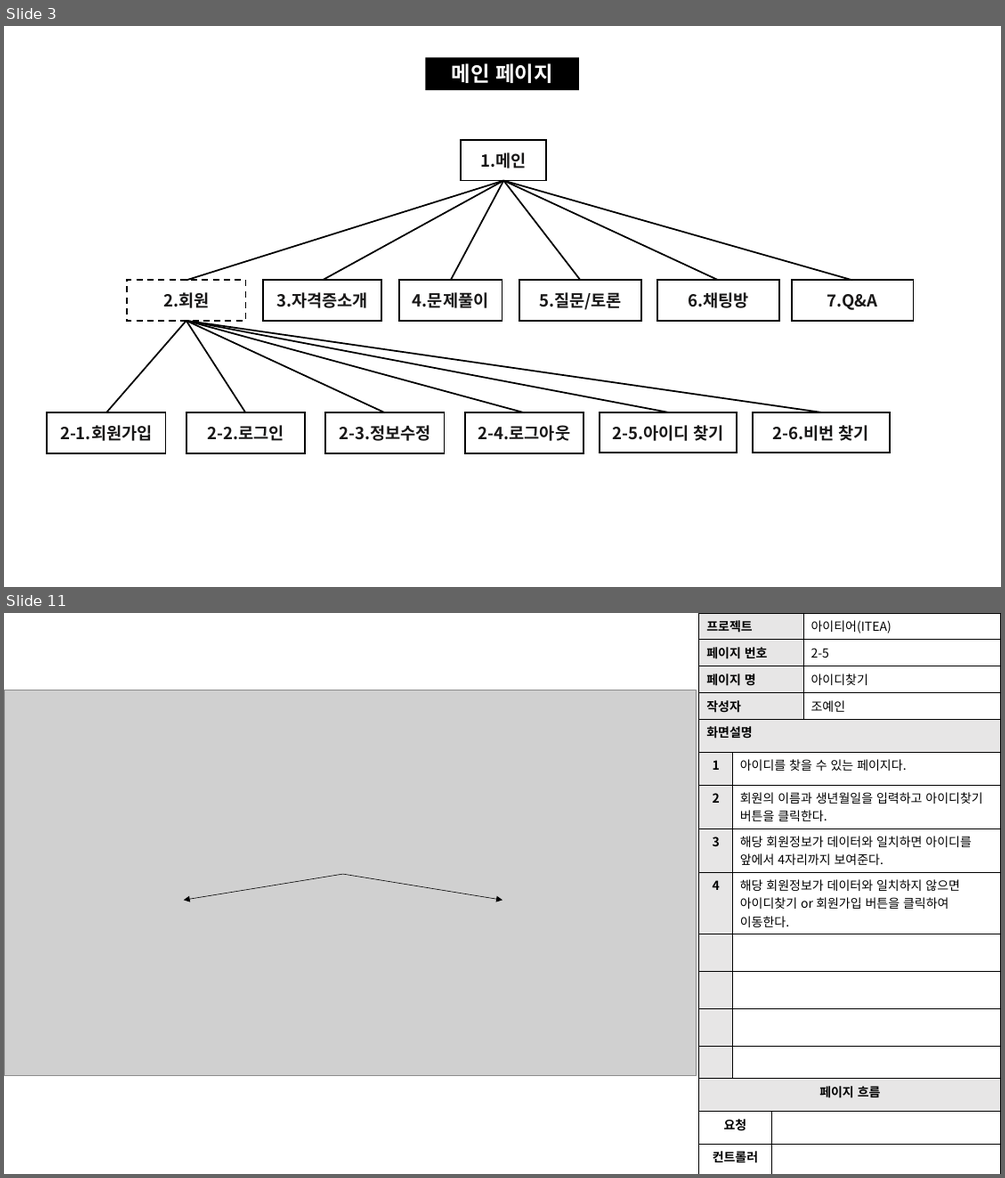
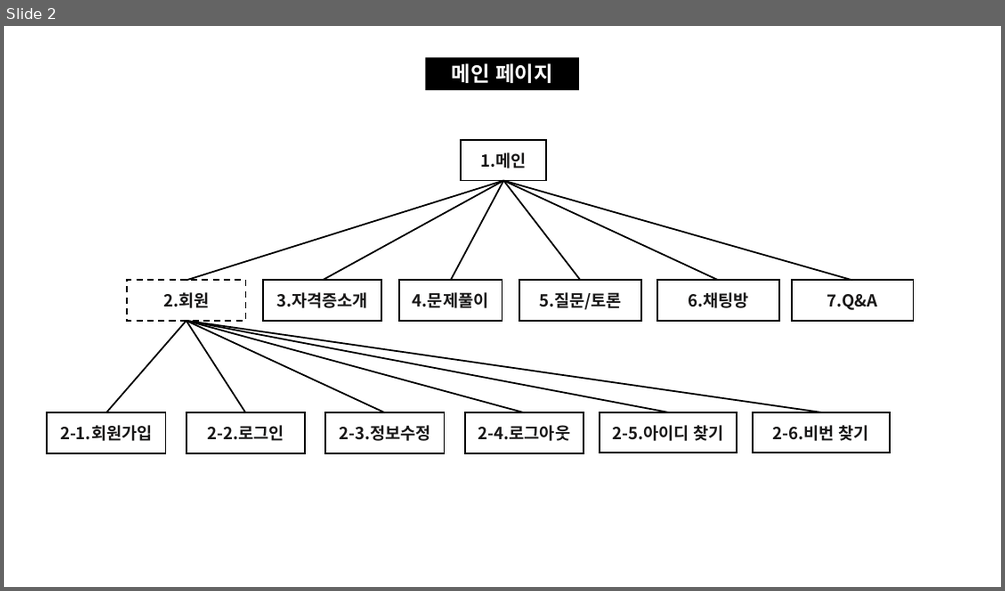
Before and after one commit to skwls2087/itea, a slide deck: 추가자료/스토리보드/스토리보드.pptx. Shown one above the other, each under a label of ours: slides 3 and 11 before the commit, slide 2 after it; the slides between them are not shown. The pictures are 1005x1178 and 1005x591 pixels, drawn with LibreOffice and Linux fonts; fonts in the diff are those of the drawing; grey boxes stand for pictures. Boxes give left, top, right and bottom in pixels: in the first picture for what was removed or moved away, otherwise in the second. Text is boxed around its words. In the diff, an @@ line names an element or a change of style, - is before the commit and + after.

```diff
--- a/추가자료/스토리보드/스토리보드.pptx
+++ b/추가자료/스토리보드/스토리보드.pptx
@@ slide 11 removed at <box>4,613,1001,1174</box>, background #FFFFFF @@
@@ table removed at <box>699,613,1001,719</box>, 4 rows, 2 columns @@
-프로젝트 | 아이티어(ITEA)
-페이지 번호 | 2-5
-페이지 명 | 아이디찾기
-작성자 | 조예인
@@ picture removed at <box>4,690,696,1075</box> @@
@@ table removed at <box>699,719,1001,1174</box>, 13 rows, 3 columns @@
-화면설명 |  | 
-1 | 아이디를 찾을 수 있는 페이지다. | 
-2 | 회원의 이름과 생년월일을 입력하고 아이디찾기 버튼을 클릭한다. | 
-3 | 해당 회원정보가 데이터와 일치하면 아이디를 앞에서 4자리까지 보여준다. | 
-4 | 해당 회원정보가 데이터와 일치하지 않으면 / 아이디찾기 or 회원가입 버튼을 클릭하여 이동한다. | 
- |  | 
- |  | 
- |  | 
- |  | 
-페이지 흐름 |  | 
-요청 |  | 
-컨트롤러 |  | 
-뷰 |  | 
@@ arrow removed from (343, 874) to (184, 900) @@
@@ arrow removed from (343, 874) to (502, 900) @@
@@ what was slide 3 is now slide 2 @@
```
Also in this commit, not shown: 3 slides changed, 15 other slides removed, 23 other files.
